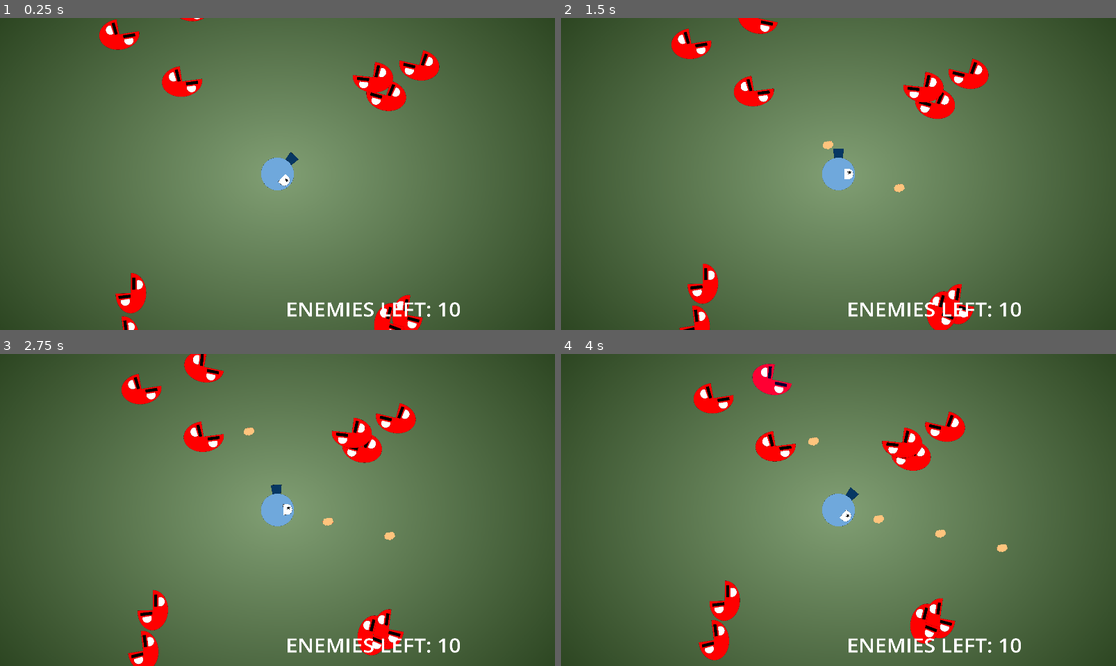
Above: before the commit, frames 1-4 (two rows, left to right).
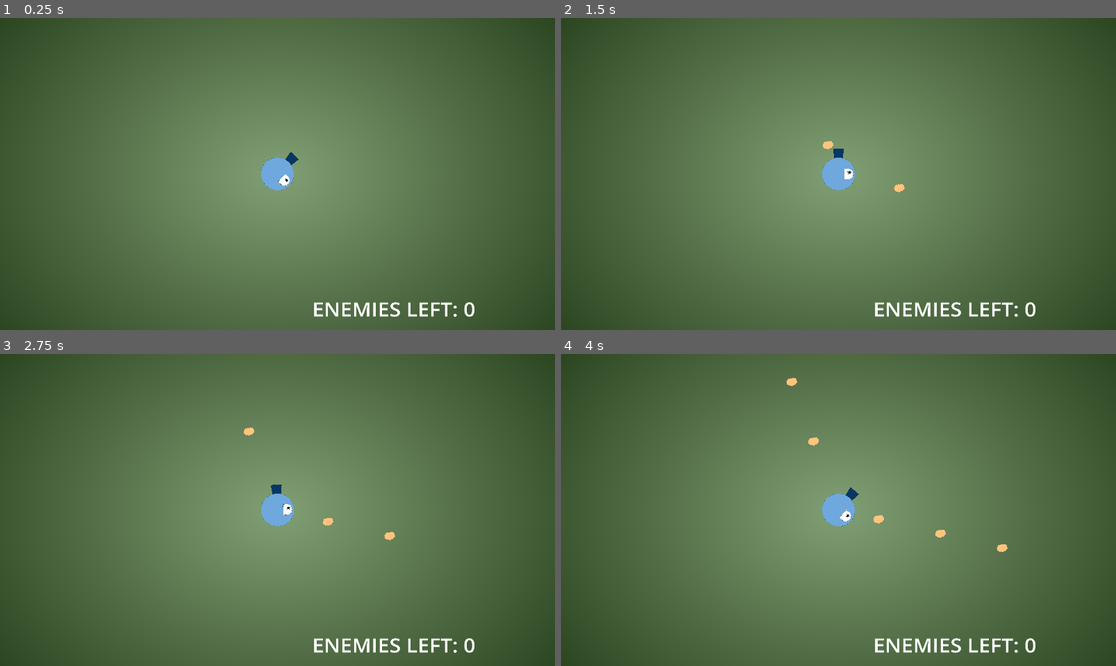
Above: after the commit, the same moments.

Repository: aeriab/Astroid-rage
Game: Godot game, scene res://scenes/game.tscn
Same seed, same stepped clock (60 frames per second), same inputs: the game is played once before the commit and once after it.
Inputs:
- Up to frame 1 (0.25 s): no input
- Up to frame 2 (1.5 s): tap Enter (ui_accept) at 0.5, 0.77 s; hold Right (ui_right) from 0.53 s (still down); tap Space (switch) at 0.6, 1.35 s
- Up to frame 3 (2.75 s): tap Enter (ui_accept) at 1.52 s; release Right (ui_right) at 2.03 s; hold Left (ui_left) from 2.03 s (still down); tap Space (switch) at 2.1 s
- Up to frame 4 (4 s): release Left (ui_left) at 2.78 s; hold Right (ui_right) from 2.78 s (still down); tap Space (switch) at 2.85, 3.6 s; tap Enter (ui_accept) at 3.02, 3.77 s

The runs differ from the first frame. In frame 1, 4.0% of the frame differs, in the area x 17-86%, y 0-100%; in frame 2, 4.4%; in frame 3, 4.7%; in frame 4, 4.8%, in the area x 23-86%, y 3-99%.

Commit message:
Enemy wave spawn
Enemy wave spawn

Diff:
--- a/scenes/game.tscn
+++ b/scenes/game.tscn
@@ -1,10 +1,8 @@
-[gd_scene load_steps=22 format=3 uid="uid://b3yppwif0chd5"]
+[gd_scene load_steps=10 format=3 uid="uid://b3yppwif0chd5"]
 
 [ext_resource type="Script" path="res://scripts/Obstacle.gd" id="1_vlman"]
 [ext_resource type="Texture2D" uid="uid://c7fsqhg7x7u5q" path="res://assets/Tank Bird.png" id="2_ujku6"]
 [ext_resource type="Script" path="res://scripts/BulletHandler.gd" id="3_ojs0q"]
-[ext_resource type="PackedScene" uid="uid://bxm3i502jvnv2" path="res://scenes/redEnemy.tscn" id="4_pt163"]
-[ext_resource type="Shader" path="res://shaders/redEnemy.gdshader" id="5_ukyet"]
 [ext_resource type="Script" path="res://scripts/EnemyLabel.gd" id="5_wxsqs"]
 [ext_resource type="Texture2D" uid="uid://3dftx2hvi7bg" path="res://assets/Splatcho Stage 1 Background (3).png" id="7_phdcr"]
 [ext_resource type="Script" path="res://scripts/WaveMaker.gd" id="8_5ewck"]
@@ -12,56 +10,6 @@
 [sub_resource type="CanvasItemMaterial" id="CanvasItemMaterial_4kbpy"]
 
 [sub_resource type="CircleShape2D" id="CircleShape2D_rycil"]
-
-[sub_resource type="ShaderMaterial" id="ShaderMaterial_1yvqp"]
-resource_local_to_scene = true
-shader = ExtResource("5_ukyet")
-shader_parameter/damage_value = 0.0
-
-[sub_resource type="ShaderMaterial" id="ShaderMaterial_0mmyt"]
-resource_local_to_scene = true
-shader = ExtResource("5_ukyet")
-shader_parameter/damage_value = 0.0
-
-[sub_resource type="ShaderMaterial" id="ShaderMaterial_qlijh"]
-resource_local_to_scene = true
-shader = ExtResource("5_ukyet")
-shader_parameter/damage_value = 0.0
-
-[sub_resource type="ShaderMaterial" id="ShaderMaterial_mrv0o"]
-resource_local_to_scene = true
-shader = ExtResource("5_ukyet")
-shader_parameter/damage_value = 0.0
-
-[sub_resource type="ShaderMaterial" id="ShaderMaterial_cxqgk"]
-resource_local_to_scene = true
-shader = ExtResource("5_ukyet")
-shader_parameter/damage_value = 0.0
-
-[sub_resource type="ShaderMaterial" id="ShaderMaterial_pbkjy"]
-resource_local_to_scene = true
-shader = ExtResource("5_ukyet")
-shader_parameter/damage_value = 0.0
-
-[sub_resource type="ShaderMaterial" id="ShaderMaterial_upc6w"]
-resource_local_to_scene = true
-shader = ExtResource("5_ukyet")
-shader_parameter/damage_value = 0.0
-
-[sub_resource type="ShaderMaterial" id="ShaderMaterial_awlvt"]
-resource_local_to_scene = true
-shader = ExtResource("5_ukyet")
-shader_parameter/damage_value = 0.0
-
-[sub_resource type="ShaderMaterial" id="ShaderMaterial_4vn07"]
-resource_local_to_scene = true
-shader = ExtResource("5_ukyet")
-shader_parameter/damage_value = 0.0
-
-[sub_resource type="ShaderMaterial" id="ShaderMaterial_gcmnn"]
-resource_local_to_scene = true
-shader = ExtResource("5_ukyet")
-shader_parameter/damage_value = 0.0
 
 [sub_resource type="WorldBoundaryShape2D" id="WorldBoundaryShape2D_lp687"]
 
@@ -88,59 +36,6 @@
 
 [node name="BulletHandler" type="Node" parent="."]
 script = ExtResource("3_ojs0q")
-
-[node name="RedEnemies" type="Node" parent="."]
-unique_name_in_owner = true
-
-[node name="RedEnemy" parent="RedEnemies" instance=ExtResource("4_pt163")]
-material = SubResource("ShaderMaterial_1yvqp")
-position = Vector2(-5595.75, -2486.51)
-scale = Vector2(1.21821, 1.21821)
-
-[node name="RedEnemy2" parent="RedEnemies" instance=ExtResource("4_pt163")]
-material = SubResource("ShaderMaterial_0mmyt")
-position = Vector2(-5595.75, -2486.51)
-scale = Vector2(1.21821, 1.21821)
-
-[node name="RedEnemy3" parent="RedEnemies" instance=ExtResource("4_pt163")]
-material = SubResource("ShaderMaterial_qlijh")
-position = Vector2(-5595.75, -2486.51)
-scale = Vector2(1.21821, 1.21821)
-
-[node name="RedEnemy4" parent="RedEnemies" instance=ExtResource("4_pt163")]
-material = SubResource("ShaderMaterial_mrv0o")
-position = Vector2(-5595.75, -2486.51)
-scale = Vector2(1.21821, 1.21821)
-
-[node name="RedEnemy5" parent="RedEnemies" instance=ExtResource("4_pt163")]
-material = SubResource("ShaderMaterial_cxqgk")
-position = Vector2(-5595.75, -2486.51)
-scale = Vector2(1.21821, 1.21821)
-
-[node name="RedEnemy6" parent="RedEnemies" instance=ExtResource("4_pt163")]
-material = SubResource("ShaderMaterial_pbkjy")
-position = Vector2(-5595.75, -2486.51)
-scale = Vector2(1.21821, 1.21821)
-
-[node name="RedEnemy7" parent="RedEnemies" instance=ExtResource("4_pt163")]
-material = SubResource("ShaderMaterial_upc6w")
-position = Vector2(-5595.75, -2486.51)
-scale = Vector2(1.21821, 1.21821)
-
-[node name="RedEnemy8" parent="RedEnemies" instance=ExtResource("4_pt163")]
-material = SubResource("ShaderMaterial_awlvt")
-position = Vector2(-5595.75, -2486.51)
-scale = Vector2(1.21821, 1.21821)
-
-[node name="RedEnemy9" parent="RedEnemies" instance=ExtResource("4_pt163")]
-material = SubResource("ShaderMaterial_4vn07")
-position = Vector2(-5595.75, -2486.51)
-scale = Vector2(1.21821, 1.21821)
-
-[node name="RedEnemy10" parent="RedEnemies" instance=ExtResource("4_pt163")]
-material = SubResource("ShaderMaterial_gcmnn")
-position = Vector2(-5595.75, -2486.51)
-scale = Vector2(1.21821, 1.21821)
 
 [node name="Texts" type="Node" parent="."]
 
@@ -189,6 +84,21 @@
 
 [node name="Stage1Waves" type="Node" parent="."]
 script = ExtResource("8_5ewck")
-wave1RedEnemyNum = 4
+wave1RedEnemyNum = 5
 wave2RedEnemyNum = 8
 wave3RedEnemyNum = 12
+
+[node name="Wave1Timer" type="Timer" parent="Stage1Waves"]
+wait_time = 5.0
+one_shot = true
+autostart = true
+
+[node name="Wave2Timer" type="Timer" parent="Stage1Waves"]
+wait_time = 5.0
+one_shot = true
+
+[node name="Wave3Timer" type="Timer" parent="Stage1Waves"]
+wait_time = 5.0
+one_shot = true
+
+[connection signal="timeout" from="Stage1Waves/Wave1Timer" to="Stage1Waves" method="_on_wave_1_timer_timeout"]
--- a/scenes/goldy.tscn
+++ b/scenes/goldy.tscn
@@ -3,7 +3,7 @@
 [ext_resource type="Texture2D" uid="uid://q51wxcvn6nua" path="res://assets/Goldfish.png" id="1_dnqmt"]
 [ext_resource type="Shader" path="res://shaders/redEnemy.gdshader" id="1_mqg7m"]
 [ext_resource type="Script" path="res://scripts/OutdatedScript/GoldyCharBody.gd" id="2_3nxxu"]
-[ext_resource type="Script" path="res://scripts/GoldfishSprite.gd" id="4_y0rfd"]
+[ext_resource type="Script" path="res://scripts/OutdatedScript/GoldfishSprite.gd" id="4_y0rfd"]
 
 [sub_resource type="ShaderMaterial" id="ShaderMaterial_3qao8"]
 shader = ExtResource("1_mqg7m")
--- a/scenes/redEnemy.tscn
+++ b/scenes/redEnemy.tscn
@@ -1,7 +1,7 @@
 [gd_scene load_steps=6 format=3 uid="uid://bxm3i502jvnv2"]
 
 [ext_resource type="Shader" path="res://shaders/redEnemy.gdshader" id="1_0slfb"]
-[ext_resource type="Script" path="res://scripts/GoldyArea2D.gd" id="2_peq7b"]
+[ext_resource type="Script" path="res://scripts/RedEnemy2D.gd" id="2_7j2wm"]
 [ext_resource type="Texture2D" uid="uid://cwrtpd1jy1myd" path="res://assets/Splatcho Enemy.png" id="3_nkhi3"]
 [ext_resource type="Texture2D" uid="uid://mdndm1kojvgn" path="res://assets/GameProjectile.png" id="4_dwtqd"]
 
@@ -9,11 +9,12 @@
 resource_local_to_scene = true
 shader = ExtResource("1_0slfb")
 shader_parameter/damage_value = 0.0
+shader_parameter/alpha_value = 1.0
 
 [node name="RedEnemy" type="Area2D"]
 material = SubResource("ShaderMaterial_g6bmg")
 position = Vector2(-8, 16)
-script = ExtResource("2_peq7b")
+script = ExtResource("2_7j2wm")
 
 [node name="SplatchoEnemy" type="Sprite2D" parent="."]
 use_parent_material = true
--- a/scripts/Global.gd
+++ b/scripts/Global.gd
@@ -1,7 +1,6 @@
 extends Node
 
-var originalEnNum = 10
-var enemyNum = 10
+var enemyNum = 0
 
 var bulletSize = 2
 var bulletSpeed = 3
--- a/scripts/GoldyArea2D.gd
+++ b/scripts/RedEnemy2D.gd
@@ -1,25 +1,37 @@
 extends Area2D
 
 var shader_value = material.get_shader_parameter("value")
+var shader_alpha = material.get_shader_parameter("alpha")
 var damage_chunk = Global.damage * 0.05
 
-var x = position.x
-var y = position.y
+var x = 5000
+var y = 5000
 var hypotenuse
 var theta
 
 const SPEED = 200
+const FADE_SPEED = 0.5
 
-var innerBoundX = 1000
-var innerBoundY = 1000
-var outerBoundX = 3000
-var outerBoundY = 3000
+var innerBoundX = 3000
+var innerBoundY = 3000
+var outerBoundX = 5000
+var outerBoundY = 5000
 
 var time_ellapsed = 0
 
 var flipSprite: int = 1
 
-func _ready():
+var enemyIndex = 0
+
+
+func spawn():
+	Global.enemyNum += 1
+	enemyIndex = Global.enemyNum
+
+	shader_alpha = 0.0
+
+	material.set_shader_parameter("alpha_value",shader_alpha)
+
 	randomize()
 	shader_value = 0.0
 
@@ -42,13 +54,10 @@
 		theta = 2 * PI -  acos(x / hypotenuse)
 
 	rotation = -theta + PI
-	#if x <= 0:
-		#rotation = (theta - PI)
-
-	monitoring = true
-
 
 func _physics_process(delta):
+	print(str(x) + ", " + str(y))
+
 	x -= cos(theta) * SPEED * delta
 	y -= -sin(theta) * SPEED * delta
 
@@ -56,6 +65,11 @@
 
 	position = Vector2(x,y)
 	time_ellapsed += delta * 5
+	if shader_alpha != 1.0:
+		shader_alpha += FADE_SPEED * delta
+		shader_alpha = clamp(shader_alpha,0.0,1.0)
+		material.set_shader_parameter("alpha_value",shader_alpha)
+
 
 func addDamage():
 	shader_value = shader_value + damage_chunk
--- a/scripts/WaveMaker.gd
+++ b/scripts/WaveMaker.gd
@@ -6,11 +6,16 @@
 @export var wave2RedEnemyNum: int
 @export var wave3RedEnemyNum: int
 
-# Called when the node enters the scene tree for the first time.
-func _ready():
-	pass # Replace with function body.
+@onready var wave_1_timer = $Wave1Timer
+@onready var wave_2_timer = $Wave2Timer
+@onready var wave_3_timer = $Wave3Timer
 
 
-# Called every frame. 'delta' is the elapsed time since the previous frame.
-func _process(delta):
-	pass
+func _on_wave_1_timer_timeout():
+	print("starting wave")
+	var i = 0
+	while i < wave1RedEnemyNum:
+		var enemy1 = RED_ENEMY.instantiate()
+		enemy1.spawn()
+		get_parent().add_child.call_deferred(enemy1)
+		i += 1
--- a/shaders/redEnemy.gdshader
+++ b/shaders/redEnemy.gdshader
@@ -1,11 +1,13 @@
 shader_type canvas_item;
 
 uniform float damage_value : hint_range(0,1);
+uniform float alpha_value : hint_range(0,1);
 const float startBiasR = 0.8;
 
 void fragment() {
 	vec4 current_color = texture(TEXTURE,UV);
 	current_color.b += damage_value;
+	current_color.a = current_color.a * alpha_value;
 	COLOR = current_color;
 }
 
Renamed: scripts/GoldfishSprite.gd -> scripts/OutdatedScript/GoldfishSprite.gd
